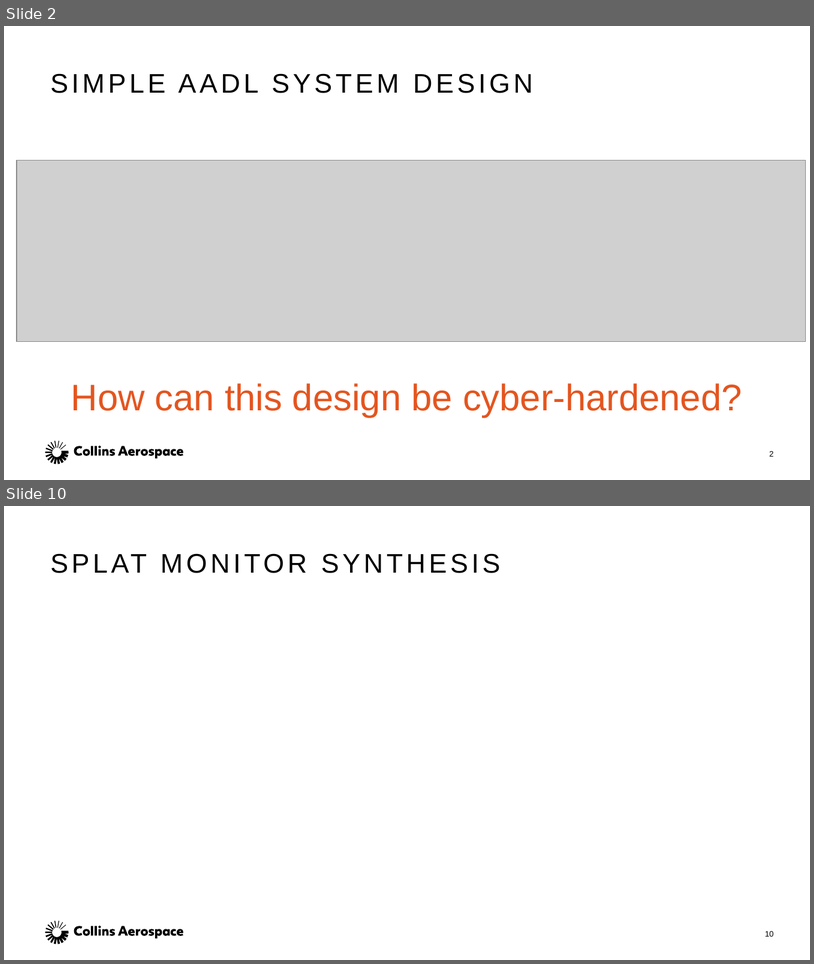
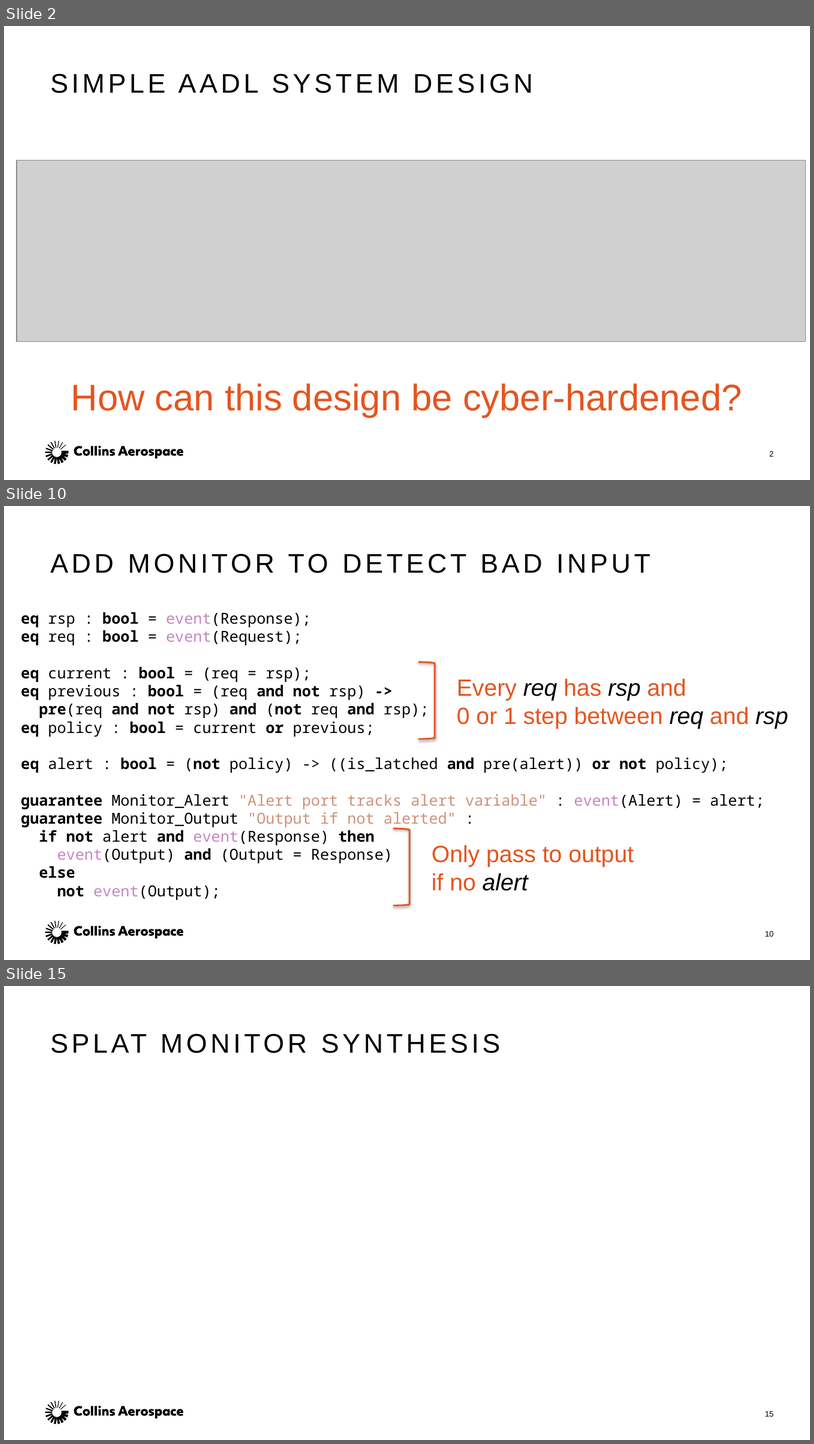
Before and after one commit to ericmercer/verified-mon-flt-synthesis, a slide deck: presentation/MODELS-2021.pptx. Shown one above the other, each under a label of ours: slides 2 and 10 before the commit, slides 2, 10 and 15 after it; the slides between them are not shown. The pictures are 814x964 and 814x1444 pixels, drawn with LibreOffice and Linux fonts; fonts in the diff are those of the drawing; grey boxes stand for pictures. Boxes give left, top, right and bottom in pixels: in the first picture for what was removed or moved away, otherwise in the second. Text is boxed around its words. In the diff, an @@ line names an element or a change of style, - is before the commit and + after.

```diff
--- a/presentation/MODELS-2021.pptx
+++ b/presentation/MODELS-2021.pptx
@@ slide 10 added at (4,506,810,960), background #FFFFFF; not listed: 1 template element that a slide beside it also shows @@
@@ title added at (50,553,651,573), 32 pt, text #000000 @@
+ADD MONITOR TO DETECT BAD INPUT
@@ text added at (21,612,765,900), 18 pt, text #000000 @@
+eq rsp : bool = event(Response);
+eq req : bool = event(Request);
+eq current : bool = (req = rsp);
+eq previous : bool = (req and not rsp) ->
+pre(req and not rsp) and (not req and rsp);
+eq policy : bool = current or previous;
+eq alert : bool = (not policy) -> ((is_latched and pre(alert)) or not policy);
+guarantee Monitor_Alert "Alert port tracks alert variable" : event(Alert) = alert;
+guarantee Monitor_Output "Output if not alerted" :
+if not alert and event(Response) then
+event(Output) and (Output = Response)
+else
+not event(Output);
@@ right bracket added at (419,662,435,739), outline #E4551F 2 pt @@
@@ text added at (457,678,788,729), 28 pt, text #E4551F @@
+Every req has rsp and
+0 or 1 step between req and rsp
@@ right bracket added at (393,828,410,905), outline #E4551F 2 pt @@
@@ text added at (432,844,634,891), 28 pt, text #E4551F @@
+Only pass to output
+if no alert
@@ page number added at (765,930,774,936), 9.3 pt, text #000000 @@
+10
@@ what was slide 10 is now slide 15 @@
@@ page number at (765,1411,774,1416): text changed @@
-10
+15
```
Also in this commit, not shown: 5 slides changed, 6 other slides added, 2 slides removed, 1 other file.
